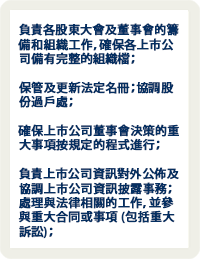
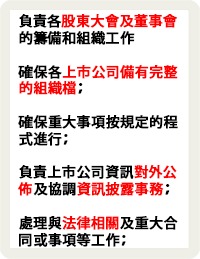
Layered file, before and after one edit (200x259). Changes by layer:
renamed "負責各股東大會及董事會的籌備和組織工作，確保各上市公司備有完整的組織檔； 保管及更新法定名冊；協調股份過戶處； 確保上市公" to "負責各股東大會及董事會的籌備和組織工作 確保各上市公司備有完整的組織檔； 確保重大事項按規定的程式進行； 負責上市公司資", painted on it over [18, 14, 179, 247]
